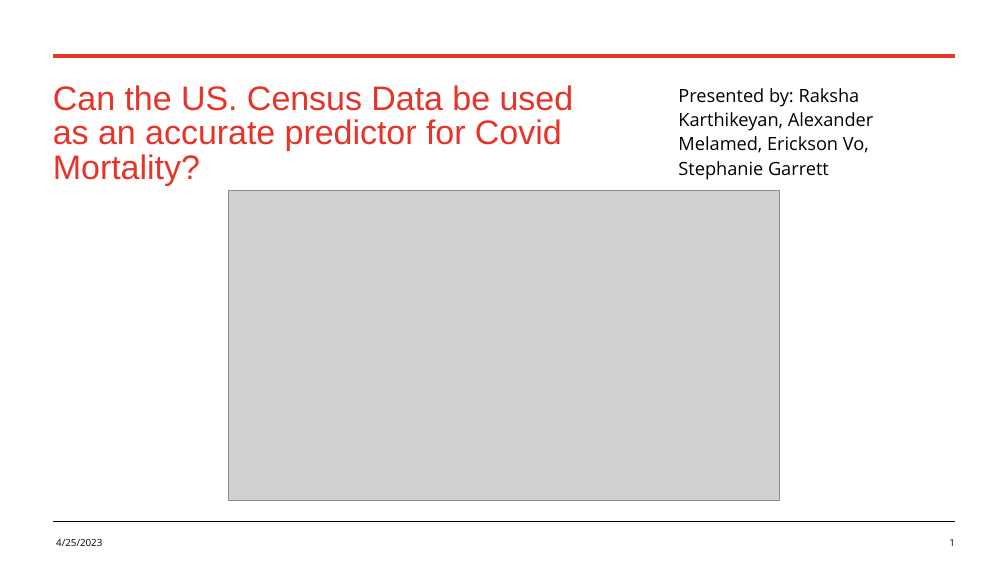
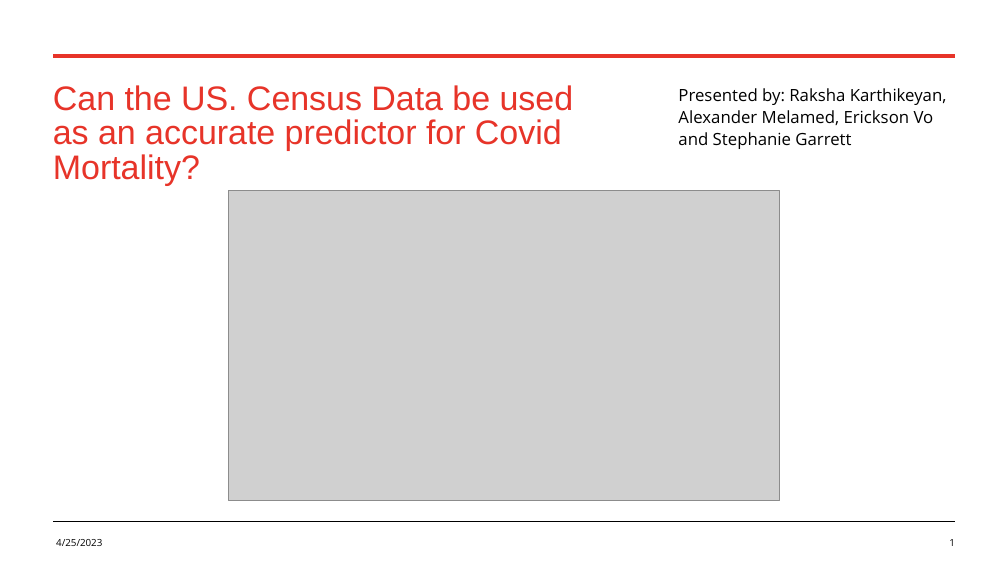
Before and after one commit to raksnotes/Final-Capstone-, a slide deck: slide 1 of FinalCapstonePP.pptx. Drawn at 1008x567 pixels with LibreOffice and Linux fonts; fonts in the diff are those of the drawing; grey boxes stand for pictures. Boxes give left, top, right and bottom in pixels: in the first picture for what was removed or moved away, otherwise in the second. Text is boxed around its words. In the diff, an @@ line names an element or a change of style, - is before the commit and + after.

```diff
--- a/FinalCapstonePP.pptx
+++ b/FinalCapstonePP.pptx
@@ subtitle at (x1=678, y1=88, x2=947, y2=149): text changed; size 13 to 12 pt @@
-Presented by: Raksha Karthikeyan, Alexander Melamed, Erickson Vo, Stephanie Garrett
+Presented by: Raksha Karthikeyan, Alexander Melamed, Erickson Vo and Stephanie Garrett
```
Also in this commit, not shown: 7 other slides changed, 5 slides added, 2 slides removed, 9 other files.
